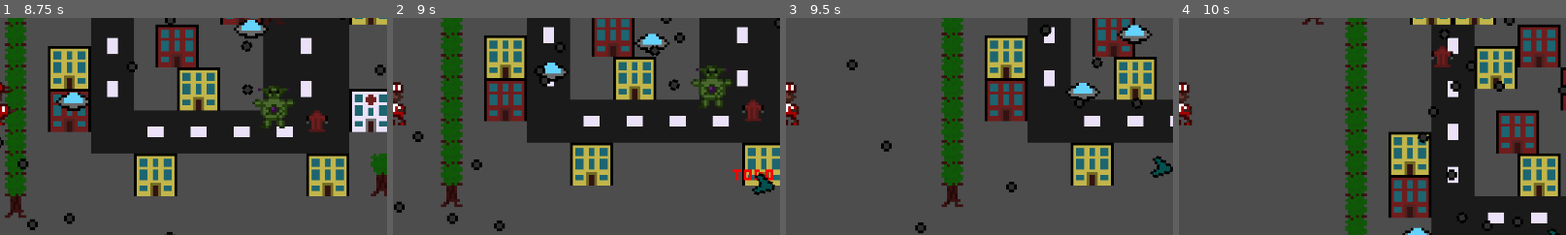
Above: before the commit, frames 1-4 (left to right).
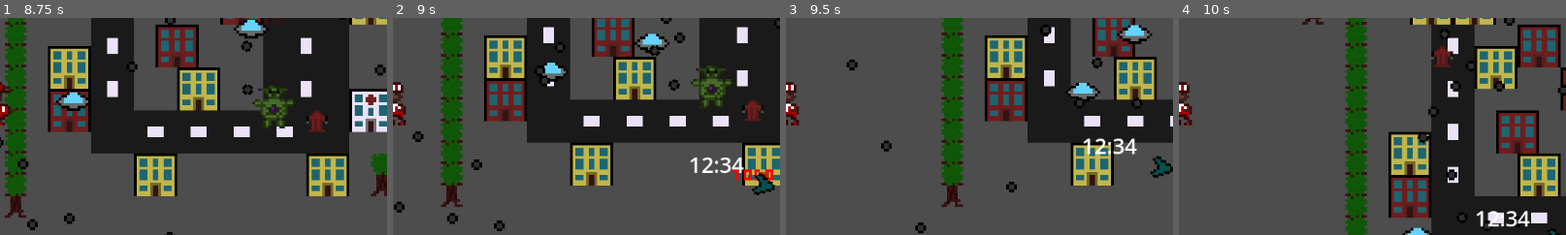
Above: after the commit, the same moments.

Repository: Lila-Kuhlt/Close-Encounters-of-the-Jeff-Kind
Game: Godot game, scene res://scenes/World.tscn
Same seed, same stepped clock (60 frames per second), same inputs: the game is played once before the commit and once after it.
Inputs:
- Up to frame 1 (8.75 s): tap Enter at 0.5 s; hold D (right) 0.53-1.28 s; tap Space at 1.25 s; hold S (down) 1.28-2.03 s; hold D (right) 2.03-2.78 s; hold W (up) 2.78-3.53 s; hold A (left) 3.53-5.03 s; hold S (down) 5.03-5.78 s; hold D (right) 5.78-6.53 s; hold W (up) 6.53-7.28 s; hold D (right) 7.28-8.03 s; hold S (down) from 8.03 s (still down)
- Up to frame 2 (9 s): release S (down) at 8.78 s; hold A (left) from 8.78 s (still down)
- Up to frame 3 (9.5 s): keep holding A (left)
- Up to frame 4 (10 s): release A (left) at 9.53 s; hold W (up) from 9.53 s (still down)
The pictures show only the part of the screen within x 50-100%, y 30-80%; the shares and areas given below are measured in that part.

Frame 1 is identical in both runs. In frame 2, 0.5% of the frame differs, in the area x 76-91%, y 64-72%; in frame 3, 0.5%, in the area x 76-91%, y 55-63%; in frame 4, 0.5%.

Commit message:
Add time labels to arrows

Diff:
--- a/godot/scenes/UI/Arrow.gd
+++ b/godot/scenes/UI/Arrow.gd
@@ -34,5 +34,12 @@
 	var pos := destination.get_canvas_transform() * destination.position
 	if not rect.has_point(pos):
 		pos = translate_to_inner(pos, rect)
+
 	$Texture.position = pos
 	$Texture.rotation = Vector2(0, -1).angle_to(pos - rect.get_center())
+
+	$TimeLabel.position = pos - Vector2(0, $Texture.size.y * 1.2)
+	if $TimeLabel.position.x + $TimeLabel.size.x > rect.end.x - $Texture.size.x:
+		$TimeLabel.position.x = rect.end.x - $TimeLabel.size.x
+	if $TimeLabel.position.y < $Texture.size.y:
+		$TimeLabel.position.y = $Texture.size.y
--- a/godot/scenes/UI/Arrow.tscn
+++ b/godot/scenes/UI/Arrow.tscn
@@ -13,3 +13,9 @@
 pivot_offset = Vector2(4, 4)
 texture = ExtResource("1_uuu2c")
 stretch_mode = 2
+
+[node name="TimeLabel" type="Label" parent="."]
+offset_right = 26.0
+offset_bottom = 15.0
+theme_override_font_sizes/font_size = 8
+text = "12:34"
--- a/godot/scenes/UI/BlueArrow.tscn
+++ b/godot/scenes/UI/BlueArrow.tscn
@@ -1,15 +1,9 @@
-[gd_scene load_steps=3 format=3 uid="uid://8v3qdpvasj16"]
+[gd_scene load_steps=3 format=3 uid="uid://cr61cq1ki23bw"]
 
-[ext_resource type="Script" path="res://scenes/UI/Arrow.gd" id="1_i2yqe"]
+[ext_resource type="PackedScene" uid="uid://d4a3qt18fwqnv" path="res://scenes/UI/Arrow.tscn" id="1_ildpv"]
 [ext_resource type="Texture2D" uid="uid://cs4iq5memtgdl" path="res://assets/arrow-blue.png" id="2_vo0k8"]
 
-[node name="BlueArrow" type="CanvasLayer"]
-script = ExtResource("1_i2yqe")
+[node name="BlueArrow" instance=ExtResource("1_ildpv")]
 
-[node name="Texture" type="TextureRect" parent="."]
-texture_filter = 1
-offset_right = 8.0
-offset_bottom = 8.0
-pivot_offset = Vector2(4, 4)
+[node name="Texture" parent="." index="0"]
 texture = ExtResource("2_vo0k8")
-stretch_mode = 2
